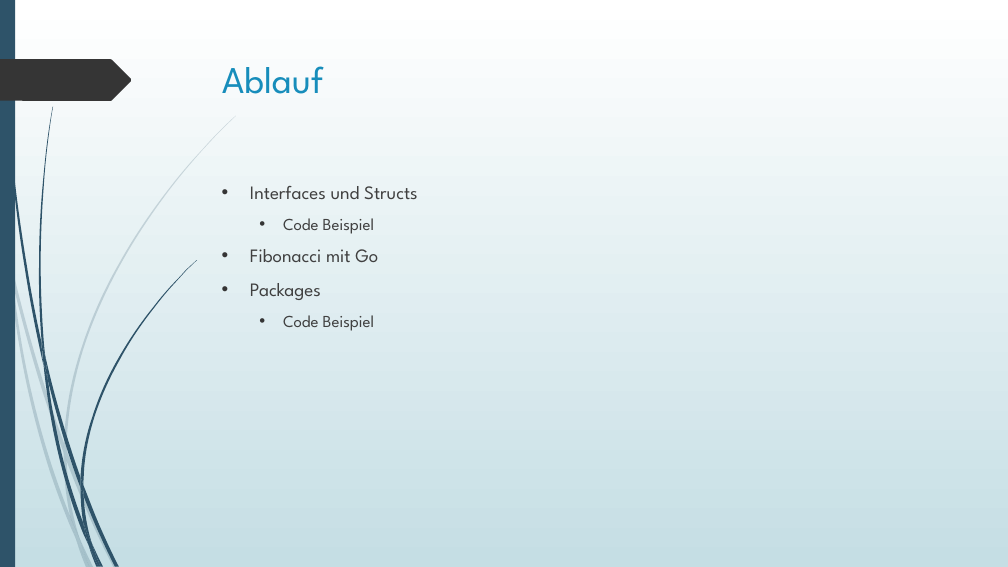
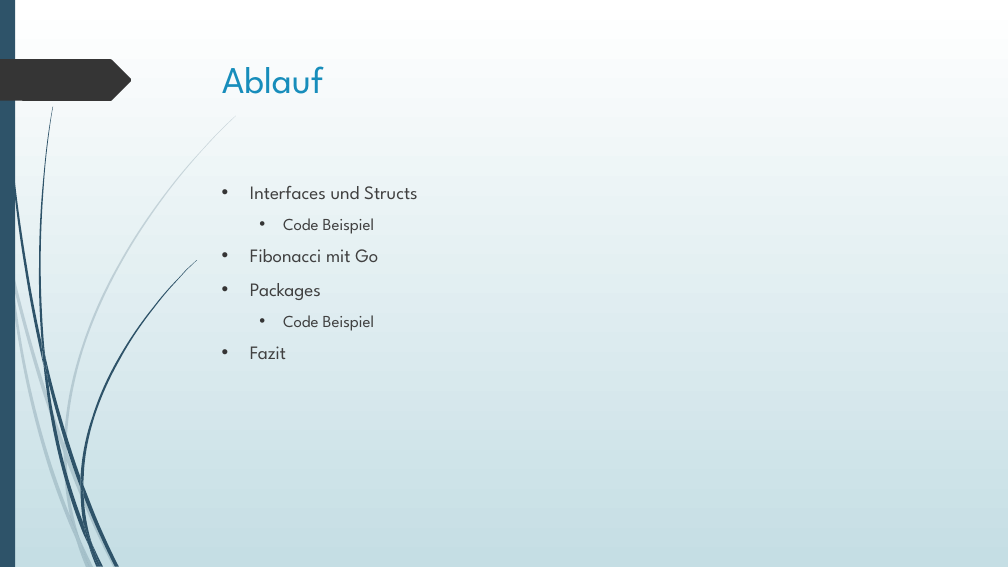
Before and after one commit to Sectan/GolangPCP, a slide deck: slide 2 of Go.pptx. Drawn at 1008x567 pixels with LibreOffice and Linux fonts; fonts in the diff are those of the drawing. Boxes give left, top, right and bottom in pixels: in the first picture for what was removed or moved away, otherwise in the second. Text is boxed around its words. In the diff, an @@ line names an element or a change of style, - is before the commit and + after.

Commit message:
Fazit Marvin & Update Slides

```diff
--- a/Go.pptx
+++ b/Go.pptx
@@ text at [250,346,286,359]: paragraph added @@
+• Fazit
```
Also in this commit, not shown: 1 slide added, 1 other file.
